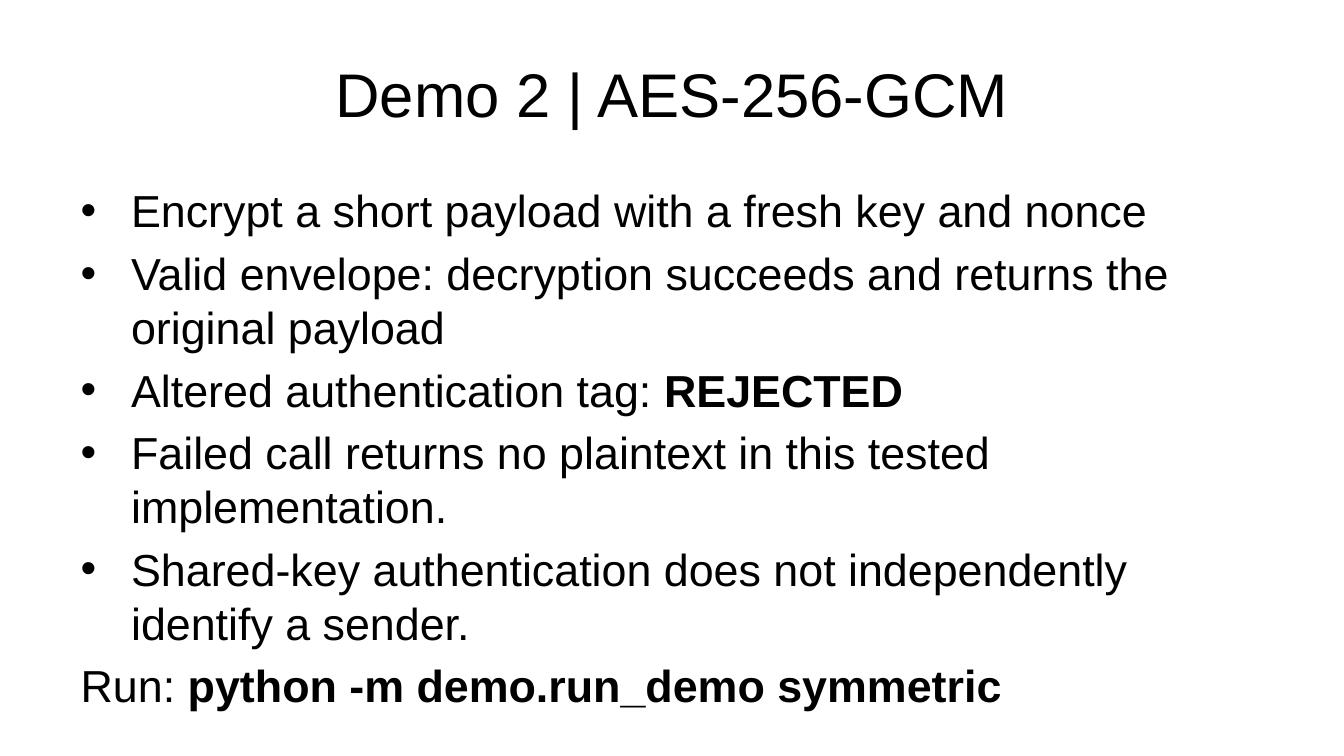
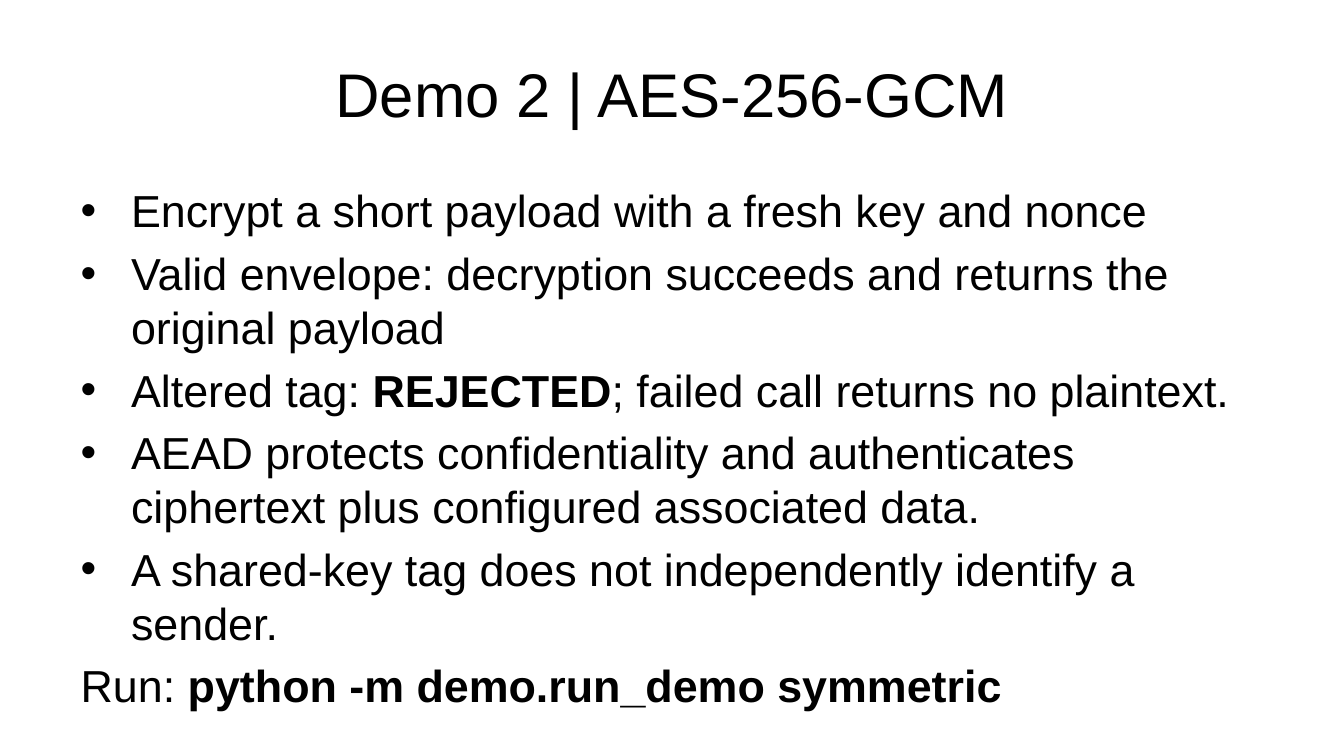
Before and after one commit to dat-nix/COSC2539-COSC2716-Assignment1, a slide deck: slide 4 of demo/presentation.pptx. Drawn at 1344x756 pixels with LibreOffice and Linux fonts; fonts in the diff are those of the drawing. Boxes give left, top, right and bottom in pixels: in the first picture for what was removed or moved away, otherwise in the second. Text is boxed around its words. In the diff, an @@ line names an element or a change of style, - is before the commit and + after.

```diff
--- a/demo/presentation.pptx
+++ b/demo/presentation.pptx
@@ text at [131, 374, 1229, 641]: text changed @@
-• Altered authentication tag: REJECTED
-• Failed call returns no plaintext in this tested implementation.
-• Shared-key authentication does not independently identify a sender.
+• Altered tag: REJECTED; failed call returns no plaintext.
+• AEAD protects confidentiality and authenticates ciphertext plus configured associated data.
+• A shared-key tag does not independently identify a sender.
```
Also in this commit, not shown: 6 other slides changed, 9 other files.
